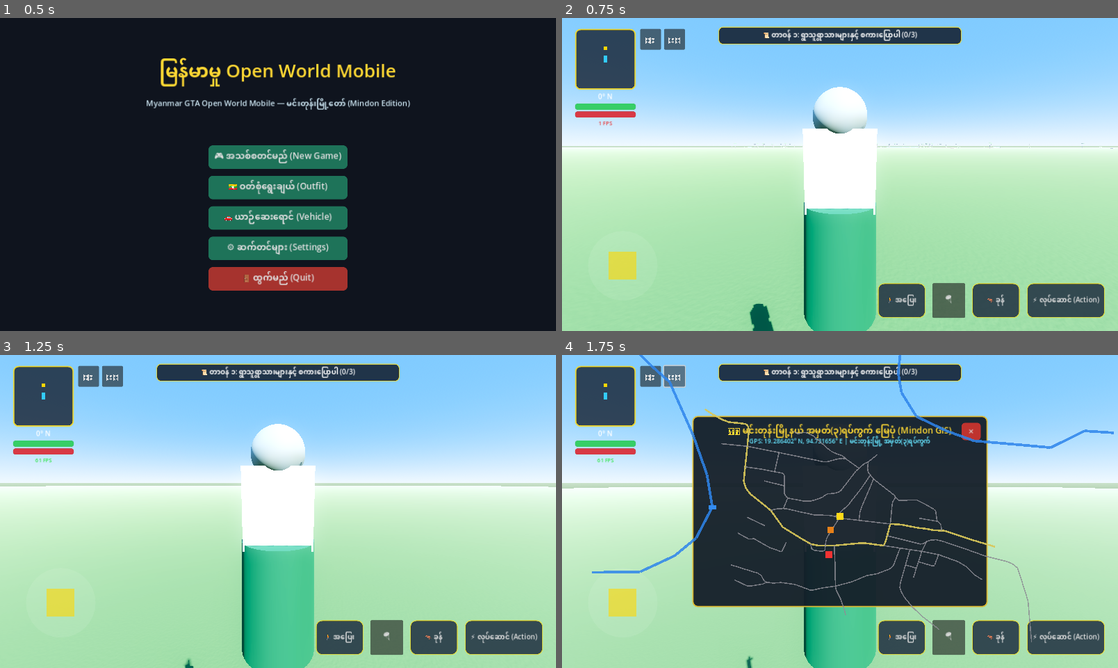
Above: before the commit, frames 1-4 (two rows, left to right).
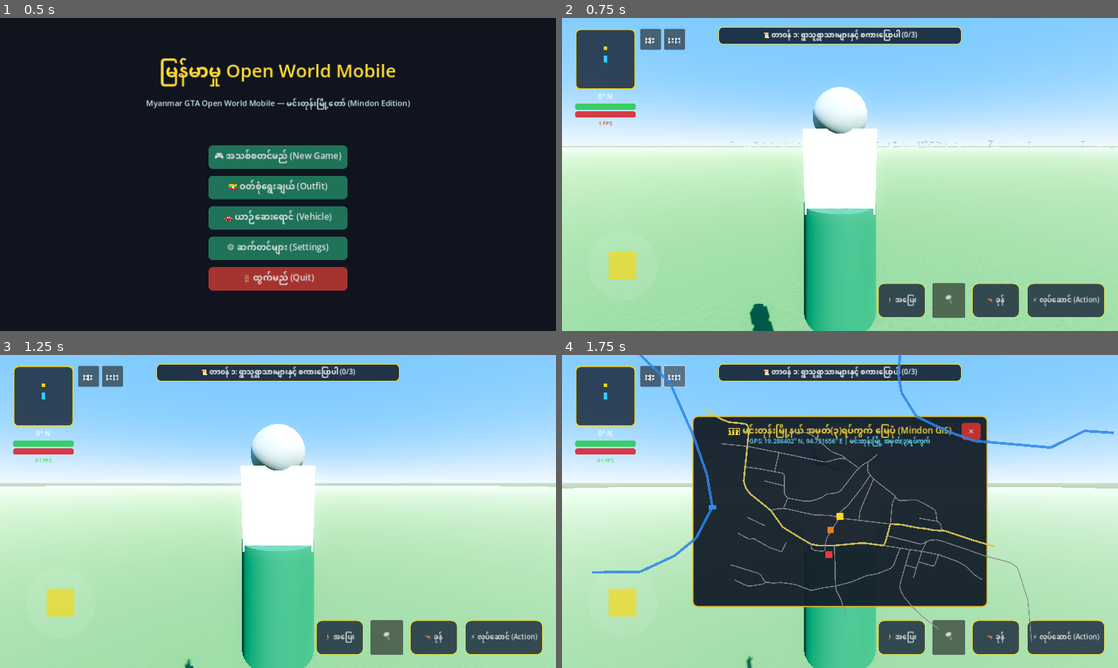
Above: after the commit, the same moments.

Repository: sudohlaingwin/gta-open-world
Game: Godot game, scene res://scenes/main_menu.tscn
Same seed, same stepped clock (60 frames per second), same inputs: the game is played once before the commit and once after it.
Inputs:
- Up to frame 1 (0.5 s): no input
- Up to frame 2 (0.75 s): click "🎮 အသစ်စတင်မည် (New Game)" at 0.5 s
- Up to frame 3 (1.25 s): no input
- Up to frame 4 (1.75 s): click "🗺️" at 1.25 s

Frame 1 is identical in both runs. In frame 2, less than 0.1% of the frame differs, in the area x 30-98%, y 39-42%; in frame 3, less than 0.1%; in frame 4, nothing differs.

Commit message:
feat(slice-150): botanical scaling overhaul for tropical flora (22m toddy palm, 6.8m banana plant)

Diff:
--- a/scenes/banana_plant.tscn
+++ b/scenes/banana_plant.tscn
@@ -1,48 +1,49 @@
 [gd_scene load_steps=6 format=3]
 
 [sub_resource type="CylinderShape3D" id="CylinderShape3D_banana"]
-height = 4.8
-radius = 1.8
+height = 6.8
+radius = 2.6
 
 [sub_resource type="CylinderMesh" id="CylinderMesh_trunk"]
-top_radius = 0.22
-bottom_radius = 0.35
-height = 3.8
+top_radius = 0.35
+bottom_radius = 0.55
+height = 5.2
 
 [sub_resource type="StandardMaterial3D" id="StandardMaterial3D_banana_trunk"]
 albedo_color = Color(0.40, 0.55, 0.22, 1)
 roughness = 0.8
 
 [sub_resource type="BoxMesh" id="BoxMesh_leaf"]
-size = Vector3(3.6, 0.06, 1.2)
+size = Vector3(5.2, 0.08, 1.65)
 
 [sub_resource type="StandardMaterial3D" id="StandardMaterial3D_leaf"]
 albedo_color = Color(0.18, 0.62, 0.15, 1)
+roughness = 0.6
 
 [node name="BananaPlant" type="StaticBody3D"]
 
 [node name="CollisionShape3D" type="CollisionShape3D" parent="."]
-transform = Transform3D(1, 0, 0, 0, 1, 0, 0, 0, 1, 0, 2.4, 0)
+transform = Transform3D(1, 0, 0, 0, 1, 0, 0, 0, 1, 0, 3.4, 0)
 shape = SubResource("CylinderShape3D_banana")
 
 [node name="VisualMesh" type="Node3D" parent="."]
 
 [node name="Stalk" type="MeshInstance3D" parent="VisualMesh"]
-transform = Transform3D(1, 0, 0, 0, 1, 0, 0, 0, 1, 0, 1.9, 0)
+transform = Transform3D(1, 0, 0, 0, 1, 0, 0, 0, 1, 0, 2.6, 0)
 mesh = SubResource("CylinderMesh_trunk")
 surface_material_override/0 = SubResource("StandardMaterial3D_banana_trunk")
 
 [node name="Leaf1" type="MeshInstance3D" parent="VisualMesh"]
-transform = Transform3D(0.866, -0.25, 0.433, 0.5, 0.433, -0.75, 0, 0.866, 0.5, 1.2, 3.6, 0.8)
+transform = Transform3D(0.866, -0.25, 0.433, 0.5, 0.433, -0.75, 0, 0.866, 0.5, 1.8, 5.0, 1.2)
 mesh = SubResource("BoxMesh_leaf")
 surface_material_override/0 = SubResource("StandardMaterial3D_leaf")
 
 [node name="Leaf2" type="MeshInstance3D" parent="VisualMesh"]
-transform = Transform3D(-0.866, -0.25, -0.433, -0.5, 0.433, 0.75, 0, 0.866, -0.5, -1.2, 3.6, -0.8)
+transform = Transform3D(-0.866, -0.25, -0.433, -0.5, 0.433, 0.75, 0, 0.866, -0.5, -1.8, 5.0, -1.2)
 mesh = SubResource("BoxMesh_leaf")
 surface_material_override/0 = SubResource("StandardMaterial3D_leaf")
 
 [node name="Leaf3" type="MeshInstance3D" parent="VisualMesh"]
-transform = Transform3D(0.25, -0.25, -0.935, 0, 0.965, -0.258, 0.968, 0.065, 0.241, -0.6, 3.8, 1.2)
+transform = Transform3D(0.25, -0.25, -0.935, 0, 0.965, -0.258, 0.968, 0.065, 0.241, -0.9, 5.2, 1.8)
 mesh = SubResource("BoxMesh_leaf")
 surface_material_override/0 = SubResource("StandardMaterial3D_leaf")
--- a/scenes/toddy_palm.tscn
+++ b/scenes/toddy_palm.tscn
@@ -1,39 +1,40 @@
 [gd_scene load_steps=6 format=3]
 
 [sub_resource type="CylinderShape3D" id="CylinderShape3D_trunk"]
-height = 15.0
-radius = 0.6
+height = 22.0
+radius = 0.95
 
 [sub_resource type="CylinderMesh" id="CylinderMesh_trunk"]
-top_radius = 0.35
-bottom_radius = 0.6
-height = 15.0
+top_radius = 0.55
+bottom_radius = 0.95
+height = 22.0
 
 [sub_resource type="StandardMaterial3D" id="StandardMaterial3D_palm_bark"]
 albedo_color = Color(0.28, 0.24, 0.20, 1)
 roughness = 0.95
 
 [sub_resource type="SphereMesh" id="SphereMesh_fronds"]
-radius = 3.6
-height = 2.4
+radius = 5.8
+height = 3.6
 
 [sub_resource type="StandardMaterial3D" id="StandardMaterial3D_fronds"]
 albedo_color = Color(0.12, 0.38, 0.15, 1)
+roughness = 0.7
 
 [node name="ToddyPalm" type="StaticBody3D"]
 
 [node name="CollisionShape3D" type="CollisionShape3D" parent="."]
-transform = Transform3D(1, 0, 0, 0, 1, 0, 0, 0, 1, 0, 7.5, 0)
+transform = Transform3D(1, 0, 0, 0, 1, 0, 0, 0, 1, 0, 11.0, 0)
 shape = SubResource("CylinderShape3D_trunk")
 
 [node name="VisualMesh" type="Node3D" parent="."]
 
 [node name="Trunk" type="MeshInstance3D" parent="VisualMesh"]
-transform = Transform3D(1, 0, 0, 0, 1, 0, 0, 0, 1, 0, 7.5, 0)
+transform = Transform3D(1, 0, 0, 0, 1, 0, 0, 0, 1, 0, 11.0, 0)
 mesh = SubResource("CylinderMesh_trunk")
 surface_material_override/0 = SubResource("StandardMaterial3D_palm_bark")
 
 [node name="Crown" type="MeshInstance3D" parent="VisualMesh"]
-transform = Transform3D(1, 0, 0, 0, 1, 0, 0, 0, 1, 0, 15.2, 0)
+transform = Transform3D(1, 0, 0, 0, 1, 0, 0, 0, 1, 0, 22.2, 0)
 mesh = SubResource("SphereMesh_fronds")
 surface_material_override/0 = SubResource("StandardMaterial3D_fronds")
Not shown, changed: COLLAB.md
